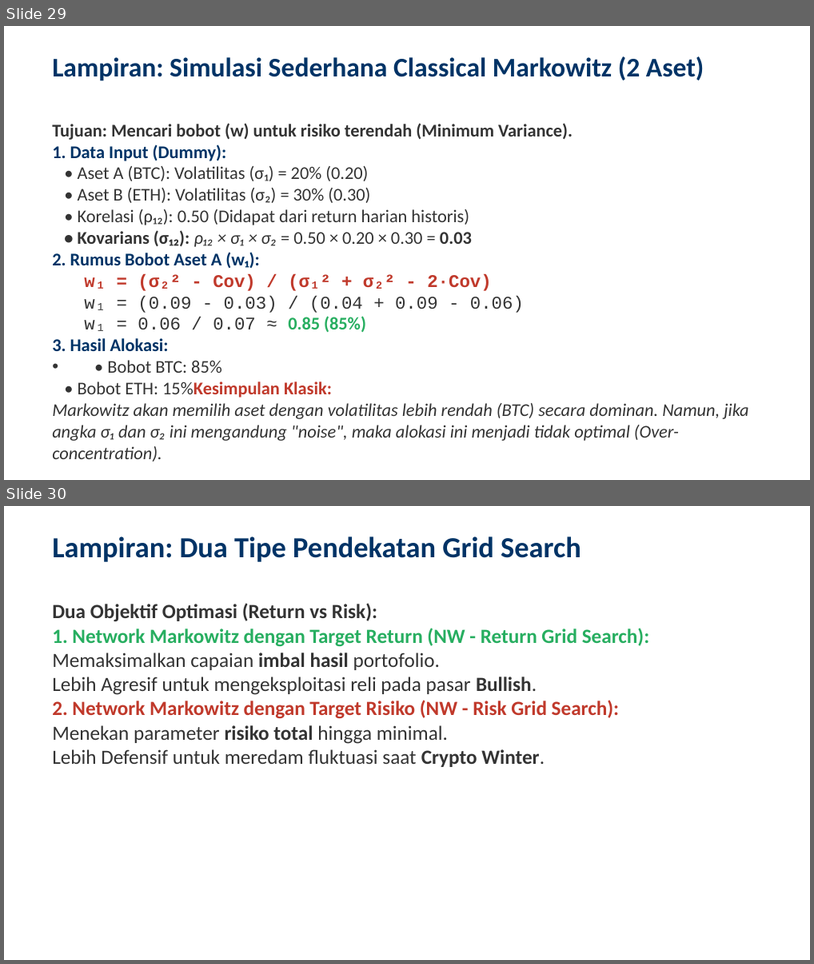
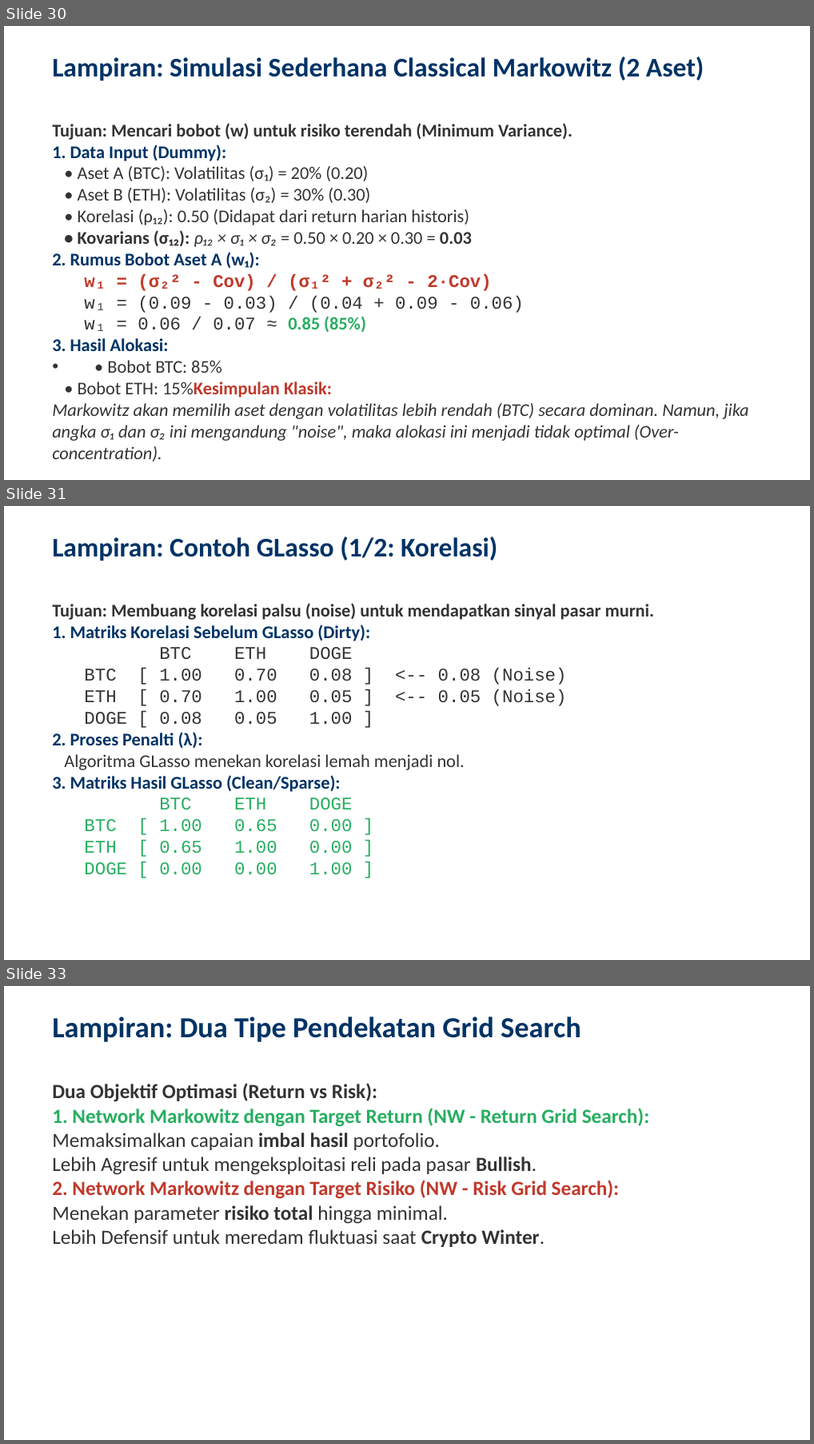
Before and after one commit to ragilrojo/RepoThesis, a slide deck: Presentasi_Proposal_Update.pptx. Shown one above the other, each under a label of ours: slides 29 and 30 before the commit, slides 30, 31 and 33 after it; the slides between them are not shown. The pictures are 814x964 and 814x1444 pixels, drawn with LibreOffice and Linux fonts; fonts in the diff are those of the drawing. Boxes give left, top, right and bottom in pixels: in the first picture for what was removed or moved away, otherwise in the second. Text is boxed around its words. In the diff, an @@ line names an element or a change of style, - is before the commit and + after.

```diff
--- a/Presentasi_Proposal_Update.pptx
+++ b/Presentasi_Proposal_Update.pptx
@@ slide 31 added at [4, 506, 810, 960], background #FFFFFF @@
@@ text added at [52, 536, 498, 561], 24 pt, text #003366, bold @@
+Lampiran: Contoh GLasso (1/2: Korelasi)
@@ text added at [52, 603, 654, 875], 16 pt, text #333333 @@
+Tujuan: Membuang korelasi palsu (noise) untuk mendapatkan sinyal pasar murni.
+1. Matriks Korelasi Sebelum GLasso (Dirty):
+BTC ETH DOGE
+BTC [ 1.00 0.70 0.08 ] <-- 0.08 (Noise)
+ETH [ 0.70 1.00 0.05 ] <-- 0.05 (Noise)
+DOGE [ 0.08 0.05 1.00 ]
+2. Proses Penalti (λ):
+Algoritma GLasso menekan korelasi lemah menjadi nol.
+3. Matriks Hasil GLasso (Clean/Sparse):
+BTC ETH DOGE
+BTC [ 1.00 0.65 0.00 ]
+ETH [ 0.65 1.00 0.00 ]
+DOGE [ 0.00 0.00 1.00 ]
@@ what was slide 29 is now slide 30 @@
@@ what was slide 30 is now slide 33 @@
```
Also in this commit, not shown: 2 other slides added, 1 other file.
